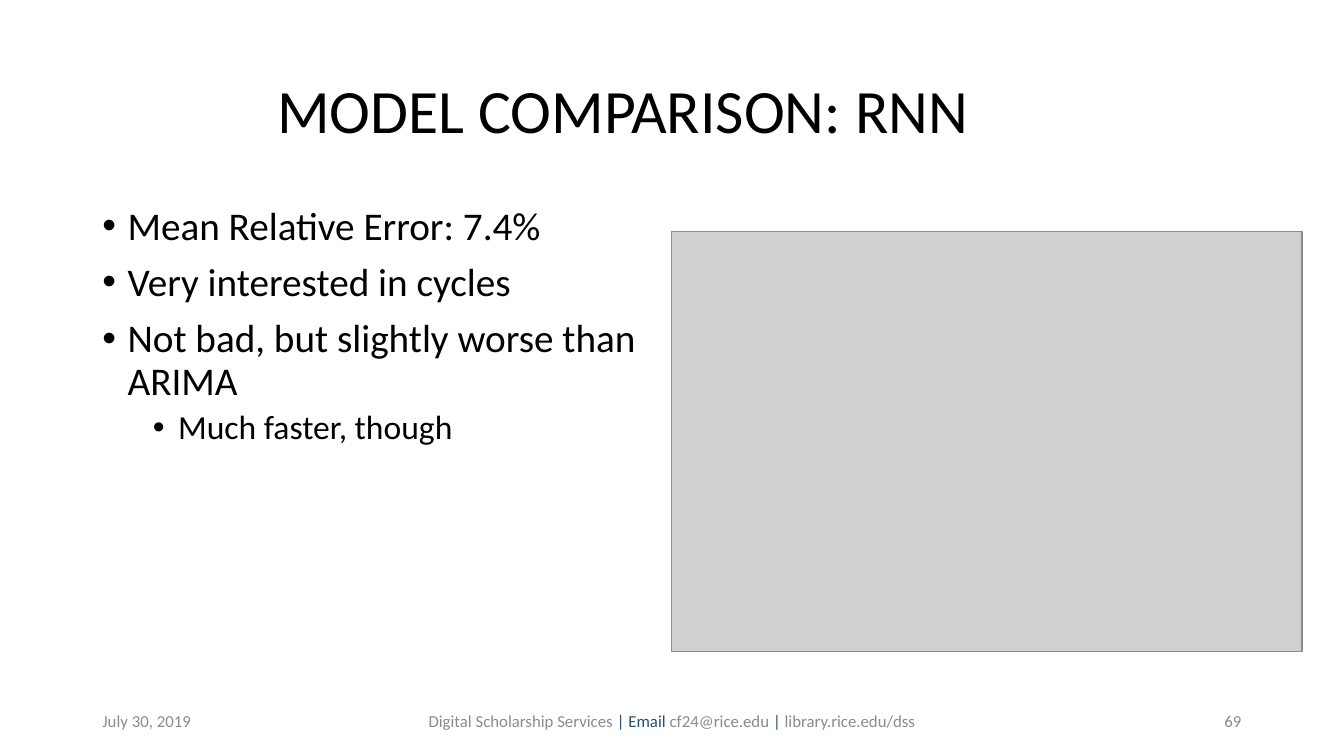
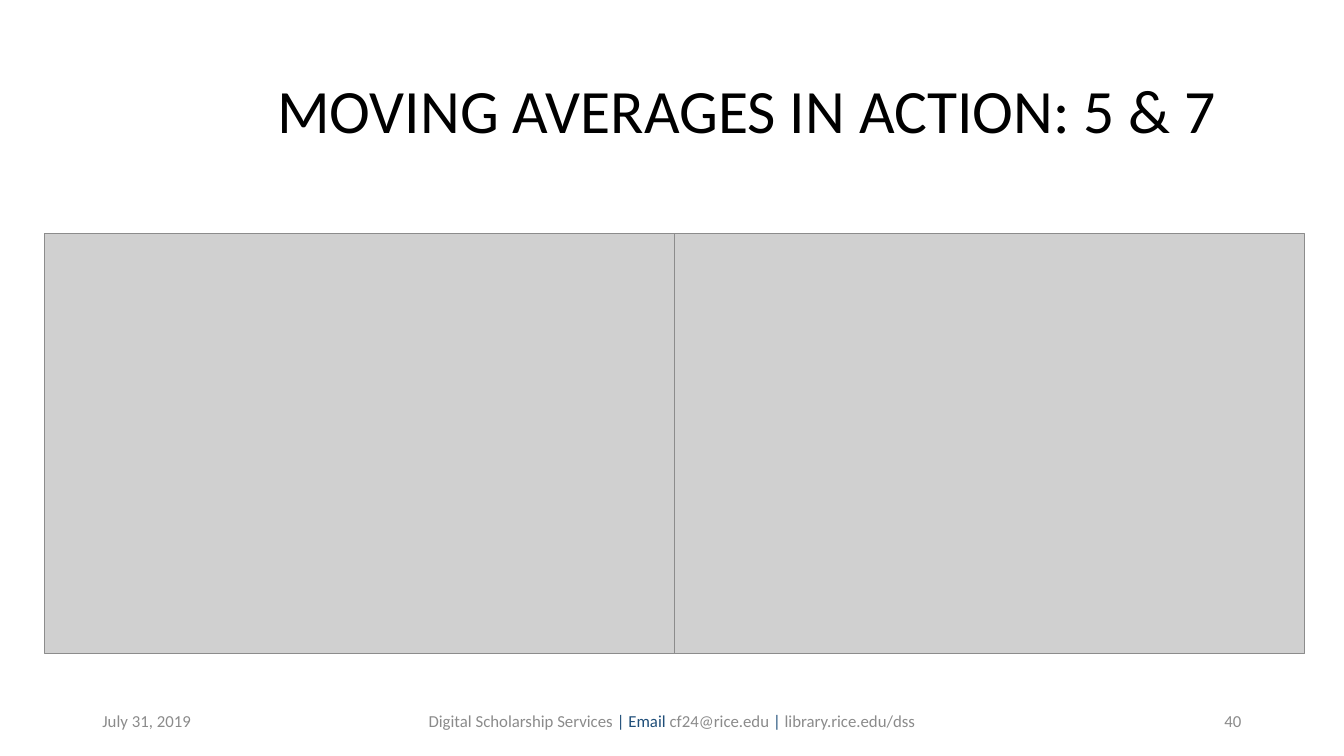
Before and after one commit to bakitybacon/rice-data-and-donuts, a slide deck: slide 40 of tsa/Introduction to Time Series Analysis.pptx (slide 69 before the commit). Drawn at 1344x756 pixels with LibreOffice and Linux fonts; fonts in the diff are those of the drawing; grey boxes stand for pictures; background and template pictures are left out. Boxes give left, top, right and bottom in pixels: in the first picture for what was removed or moved away, otherwise in the second. Text is boxed around its words. In the diff, an @@ line names an element or a change of style, - is before the commit and + after.

Commit message:
updated ppt with ma and lstm pictures

```diff
--- a/tsa/Introduction to Time Series Analysis.pptx
+++ b/tsa/Introduction to Time Series Analysis.pptx
@@ title at box(277, 93, 1216, 134): text changed @@
-MODEL COMPARISON: RNN
+MOVING AVERAGES IN ACTION: 5 & 7
@@ picture added at box(44, 234, 675, 654) @@
@@ text removed at box(128, 212, 635, 445) @@
-• Mean Relative Error: 7.4%
-• Very interested in cycles
-• Not bad, but slightly worse than ARIMA
-  • Much faster, though
@@ text at box(102, 715, 191, 730): text changed @@
-July 30, 2019
+July 31, 2019
@@ page number at box(1224, 716, 1241, 727): text changed @@
-69
+40
```
Also in this commit, not shown: 4 other slides changed, 3 slides removed.
